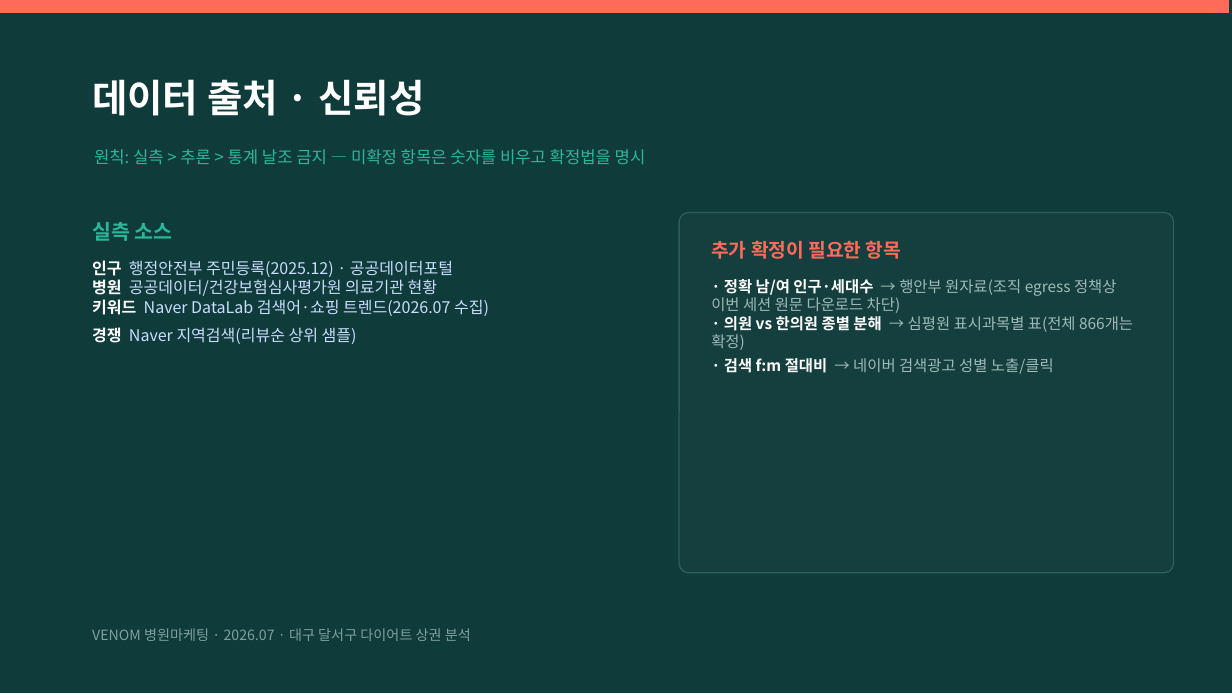
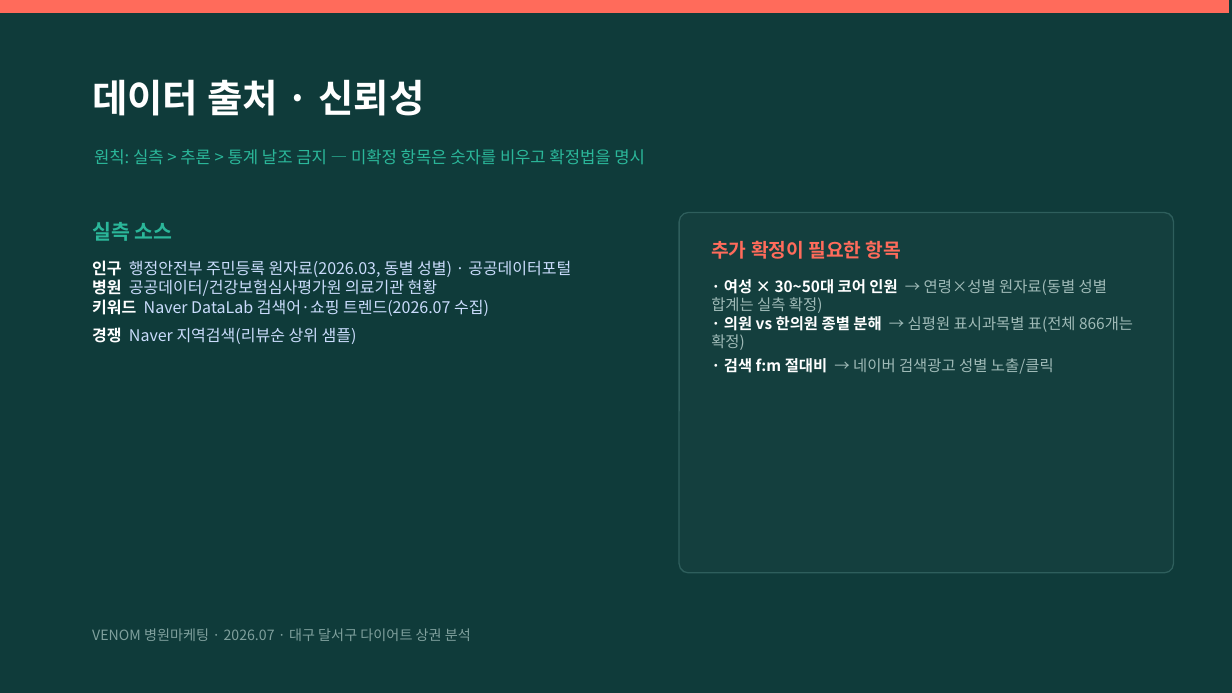
Before and after one commit to recon9973-lang/desktop-tutorial, a slide deck: slide 10 of docs/analysis/대구-달서구-다이어트-상권분석.pptx. Drawn at 1232x693 pixels with LibreOffice and Linux fonts; fonts in the diff are those of the drawing. Boxes give left, top, right and bottom in pixels: in the first picture for what was removed or moved away, otherwise in the second. Text is boxed around its words. In the diff, an @@ line names an element or a change of style, - is before the commit and + after.

```diff
--- a/docs/analysis/대구-달서구-다이어트-상권분석.pptx
+++ b/docs/analysis/대구-달서구-다이어트-상권분석.pptx
@@ text at (92,260,571,344): text changed @@
-인구 행정안전부 주민등록(2025.12) · 공공데이터포털
-병원 공공데이터/건강보험심사평가원 의료기관 현황
-키워드 Naver DataLab 검색어·쇼핑 트렌드(2026.07 수집)
-경쟁 Naver 지역검색(리뷰순 상위 샘플)
+인구 행정안전부 주민등록 원자료(2026.03, 동별 성별) · 공공데이터포털
+병원 공공데이터/건강보험심사평가원 의료기관 현황
+키워드 Naver DataLab 검색어·쇼핑 트렌드(2026.07 수집)
+경쟁 Naver 지역검색(리뷰순 상위 샘플)
@@ text at (711,279,1133,374): text changed @@
-· 정확 남/여 인구·세대수 → 행안부 원자료(조직 egress 정책상 이번 세션 원문 다운로드 차단)
-· 의원 vs 한의원 종별 분해 → 심평원 표시과목별 표(전체 866개는 확정)
-· 검색 f:m 절대비 → 네이버 검색광고 성별 노출/클릭
+· 여성 × 30~50대 코어 인원 → 연령×성별 원자료(동별 성별 합계는 실측 확정)
+· 의원 vs 한의원 종별 분해 → 심평원 표시과목별 표(전체 866개는 확정)
+· 검색 f:m 절대비 → 네이버 검색광고 성별 노출/클릭
```
Also in this commit, not shown: 9 other slides changed, 1 other file.
